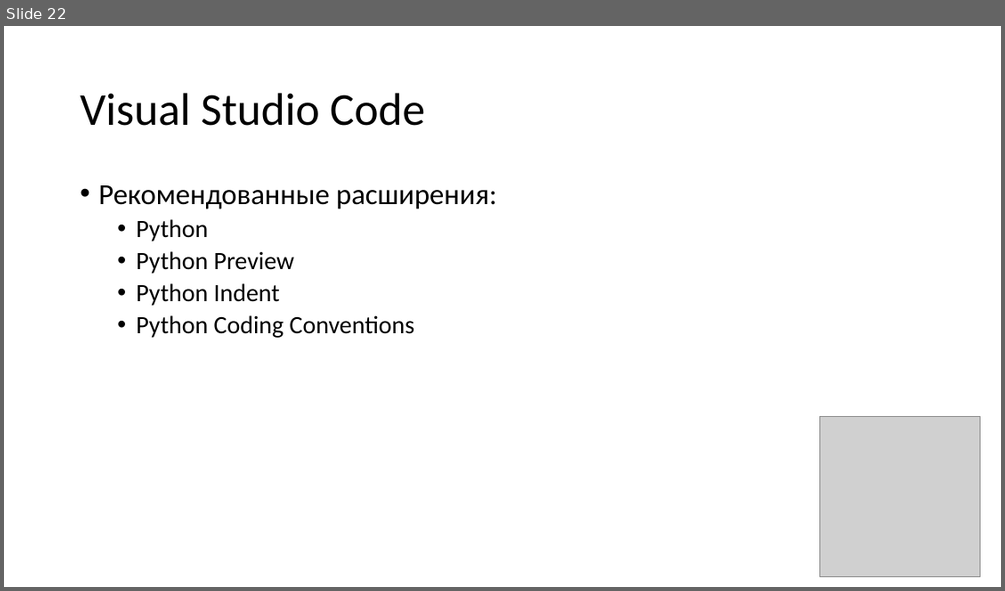
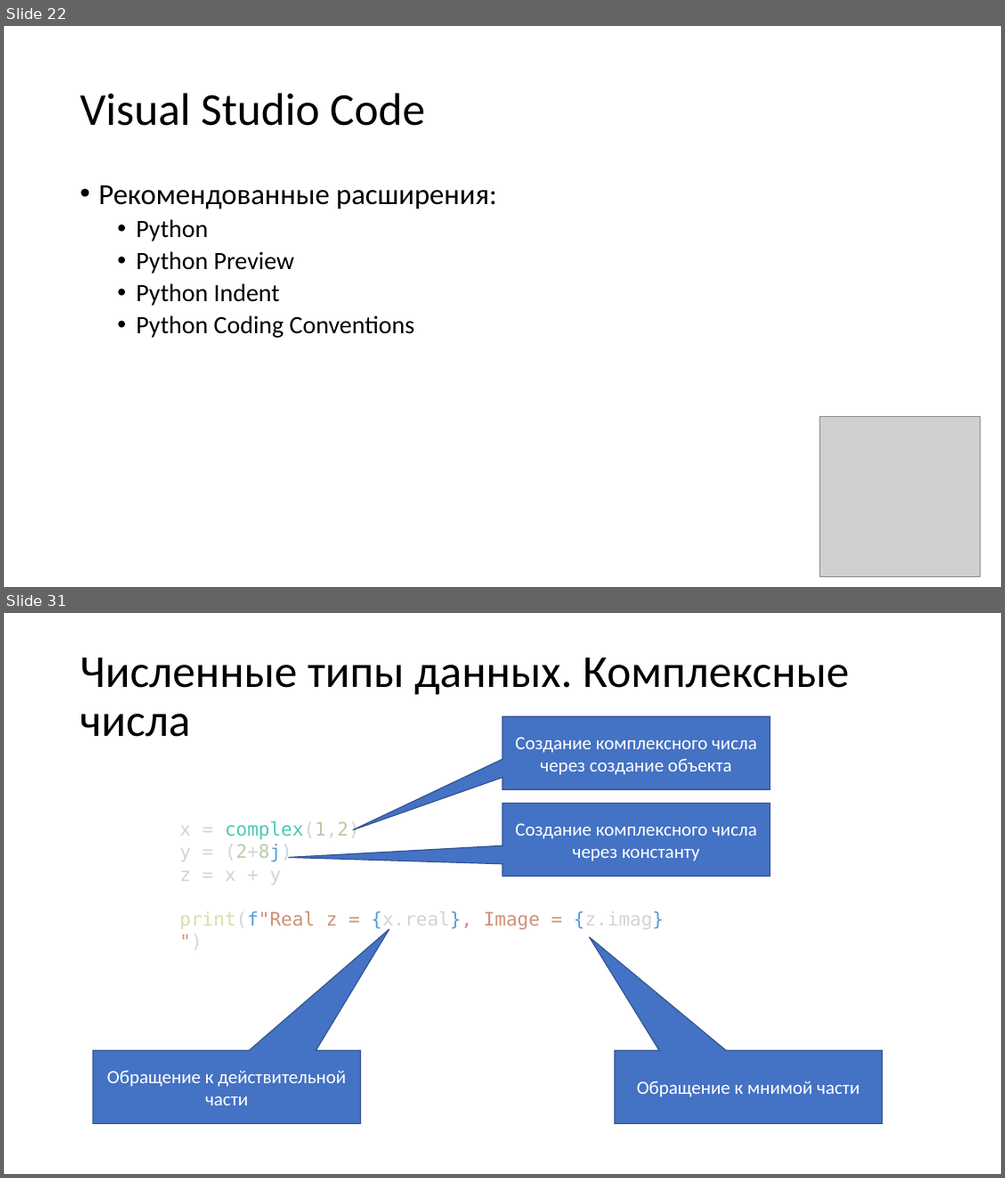
Before and after one commit to paveltsytovich/telegram-course, a slide deck: Presentation/Основы алгоритмизации и программирования.pptx. Shown one above the other, each under a label of ours: slide 22 before the commit, slides 22 and 31 after it; the slides between them are not shown. The pictures are 1005x591 and 1005x1178 pixels, drawn with LibreOffice and Linux fonts; fonts in the diff are those of the drawing; grey boxes stand for pictures. Boxes give left, top, right and bottom in pixels: in the first picture for what was removed or moved away, otherwise in the second. Text is boxed around its words. In the diff, an @@ line names an element or a change of style, - is before the commit and + after.

Commit message:
Численный тип данных

```diff
--- a/Presentation/Основы алгоритмизации и программирования.pptx
+++ b/Presentation/Основы алгоритмизации и программирования.pptx
@@ slide 31 added at <box>4,613,1001,1174</box>, background #FFFFFF @@
@@ title added at <box>80,657,849,737</box>, 44 pt, text #000000 @@
+Численные типы данных. Комплексные числа
@@ speech box added at <box>502,716,770,789</box>, fill #4472C4, outline #325491 1 pt, 18 pt, text #FFFFFF @@
+Создание комплексного числа через создание объекта
@@ text added at <box>179,821,663,930</box>, 18 pt, text #D4D4D4 @@
+x = complex(1,2)
+y = (2+8j)
+z = x + y
+print(f"Real z = {x.real}, Image = {z.imag}")
@@ speech box added at <box>502,803,770,876</box>, fill #4472C4, outline #325491 1 pt, 18 pt, text #FFFFFF @@
+Создание комплексного числа через константу
@@ speech box added at <box>93,1051,361,1124</box>, fill #4472C4, outline #325491 1 pt, 18 pt, text #FFFFFF @@
+Обращение к действительной части
@@ speech box added at <box>615,1051,882,1124</box>, fill #4472C4, outline #325491 1 pt, 18 pt, text #FFFFFF @@
+Обращение к мнимой части
```
Also in this commit, not shown: 8 other slides added, 4 other files.
